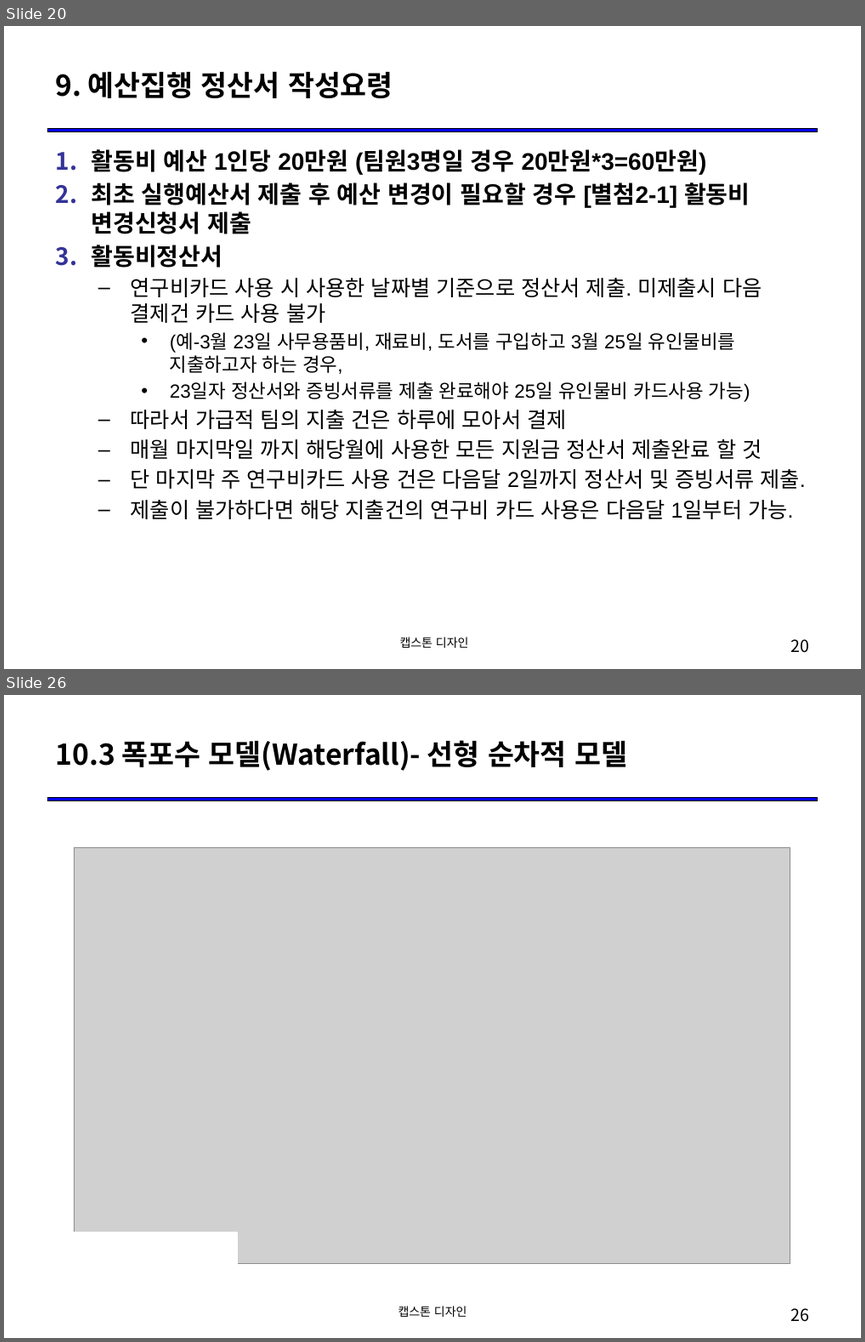
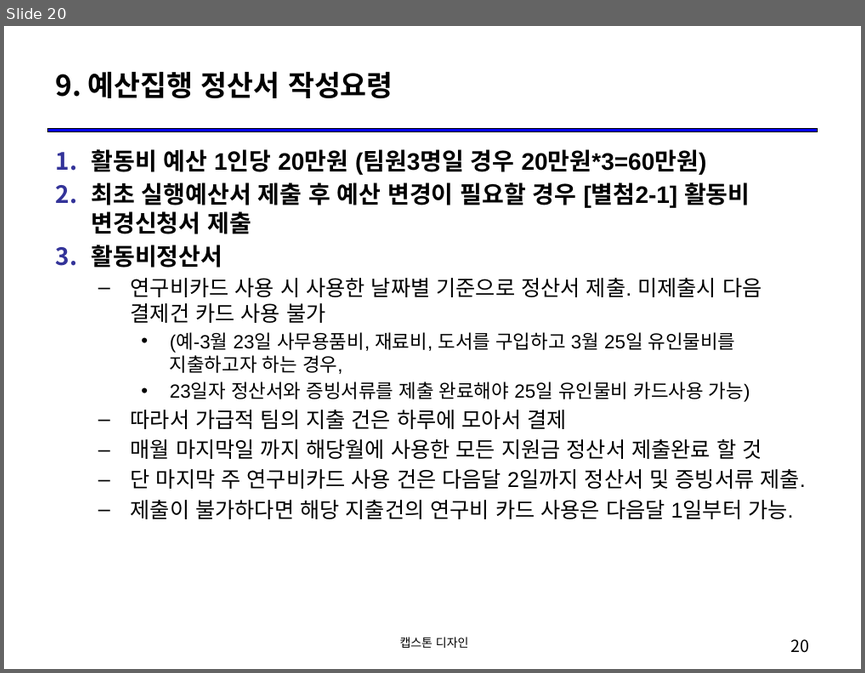
Before and after one commit to hallymsw/2021_1_CapstoneDesign, a slide deck: 01_OT/OT_캡스톤디자인_안내.pptx. Shown one above the other, each under a label of ours: slides 20 and 26 before the commit, slide 20 after it; the slides between them are not shown. The pictures are 865x1342 and 865x673 pixels, drawn with LibreOffice and Linux fonts; fonts in the diff are those of the drawing; grey boxes stand for pictures. Boxes give left, top, right and bottom in pixels: in the first picture for what was removed or moved away, otherwise in the second. Text is boxed around its words. In the diff, an @@ line names an element or a change of style, - is before the commit and + after.

```diff
--- a/01_OT/OT_캡스톤디자인_안내.pptx
+++ b/01_OT/OT_캡스톤디자인_안내.pptx
@@ slide 26 removed at bbox=[4, 695, 861, 1338], background #FFFFFF; not listed: 1 template element that a slide beside it also shows @@
@@ title removed at bbox=[55, 740, 627, 771] @@
-10.3 폭포수 모델(Waterfall)- 선형 순차적 모델
@@ picture removed at bbox=[75, 847, 789, 1263] @@
@@ rectangle removed at bbox=[54, 1232, 237, 1287] @@
@@ text removed at bbox=[398, 1305, 467, 1316] @@
-캡스톤 디자인
@@ page number removed at bbox=[791, 1308, 810, 1321] @@
-26
```
Also in this commit, not shown: 2 slides changed, 6 other slides removed.
